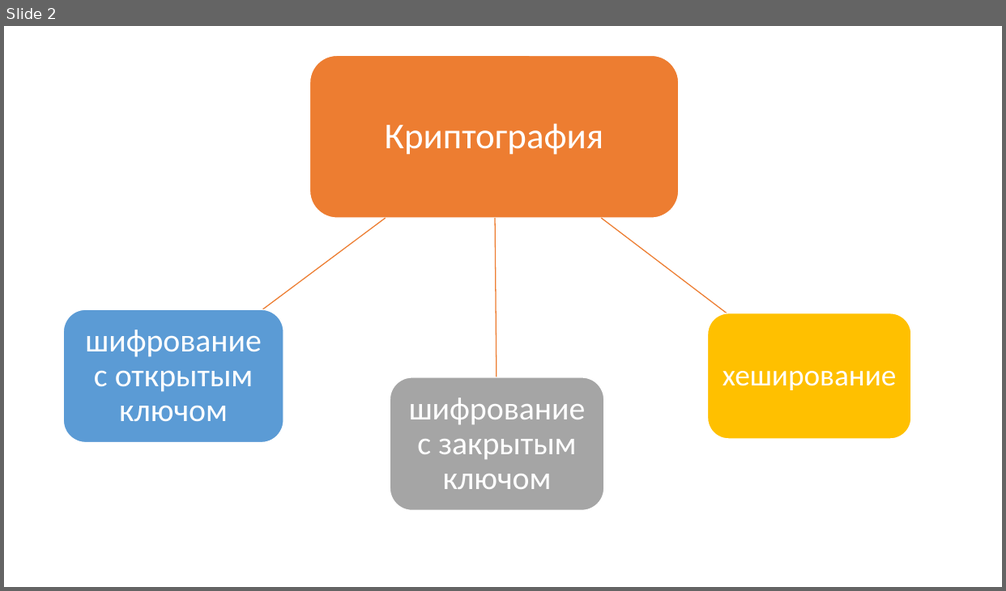
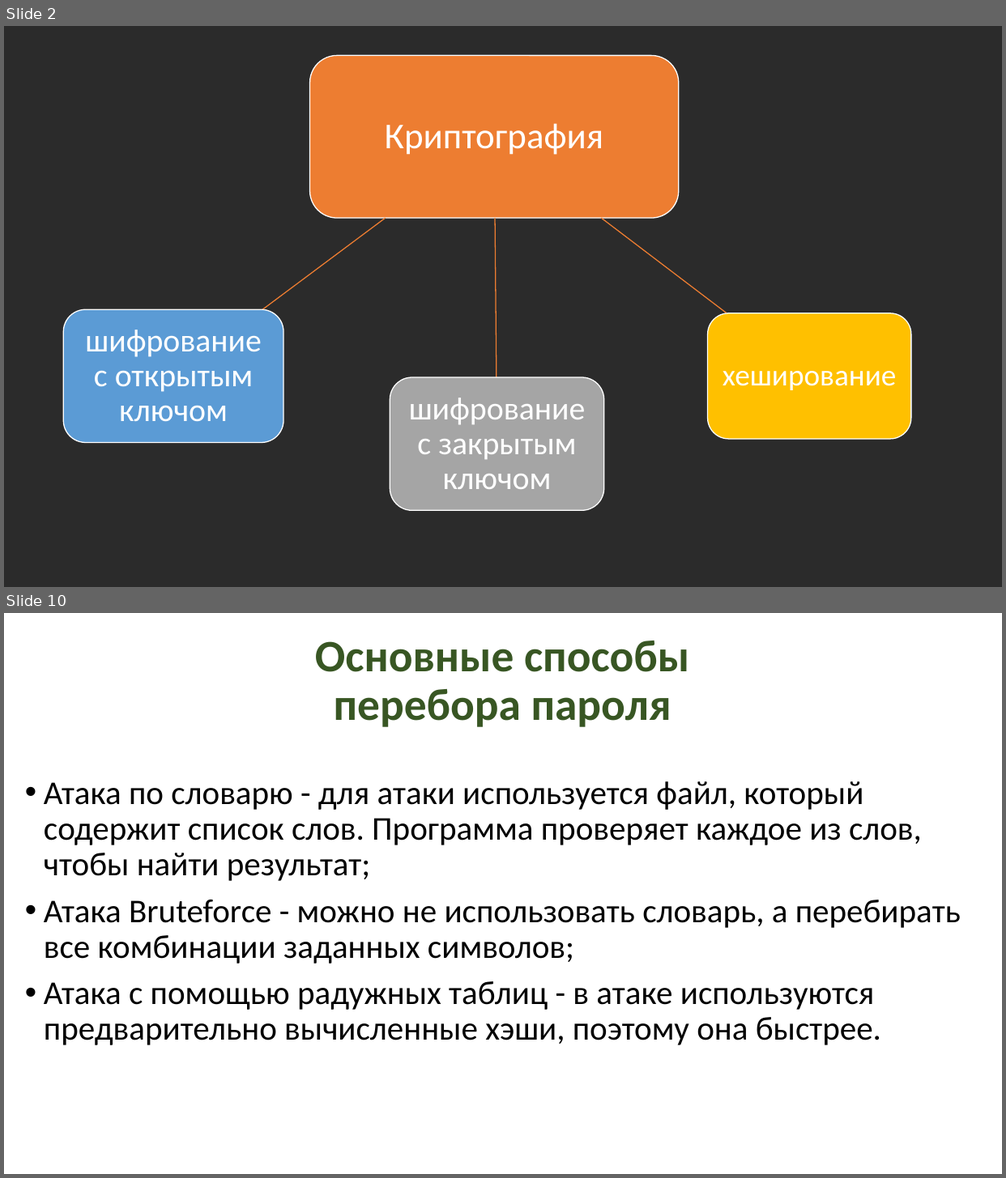
Before and after one commit to MamonovaMaria/Criptography, a slide deck: Взломы с GPU/Атаки с GPU.pptx. Shown one above the other, each under a label of ours: slide 2 before the commit, slides 2 and 10 after it; the slides between them are not shown. The pictures are 1006x591 and 1006x1178 pixels, drawn with LibreOffice and Linux fonts; fonts in the diff are those of the drawing; background and template pictures are left out; a plain dark background stands for a picture behind light text. Boxes give left, top, right and bottom in pixels: in the first picture for what was removed or moved away, otherwise in the second. Text is boxed around its words. In the diff, an @@ line names an element or a change of style, - is before the commit and + after.

```diff
--- a/Взломы с GPU/Атаки с GPU.pptx
+++ b/Взломы с GPU/Атаки с GPU.pptx
@@ slide 10 added at [4, 613, 1002, 1174], background picture (left out) @@
@@ title added at [315, 641, 689, 727], 43.2 pt, text #385723, bold @@
+Основные способы перебора пароля
@@ text added at [44, 781, 961, 1046], 32 pt, text #000000 @@
+• Атака по словарю - для атаки используется файл, который содержит список слов. Программа проверяет каждое из слов, чтобы найти результат;
+• Атака Bruteforce - можно не использовать словарь, а перебирать все комбинации заданных символов;
+• Атака с помощью радужных таблиц - в атаке используются предварительно вычисленные хэши, поэтому она быстрее.
@@ slide 2 changed as well @@
@@ background #FFFFFF to picture (left out) @@
```
Also in this commit, not shown: 1 other slide changed, 17 other slides added, 9 slides removed, 4 other files.
